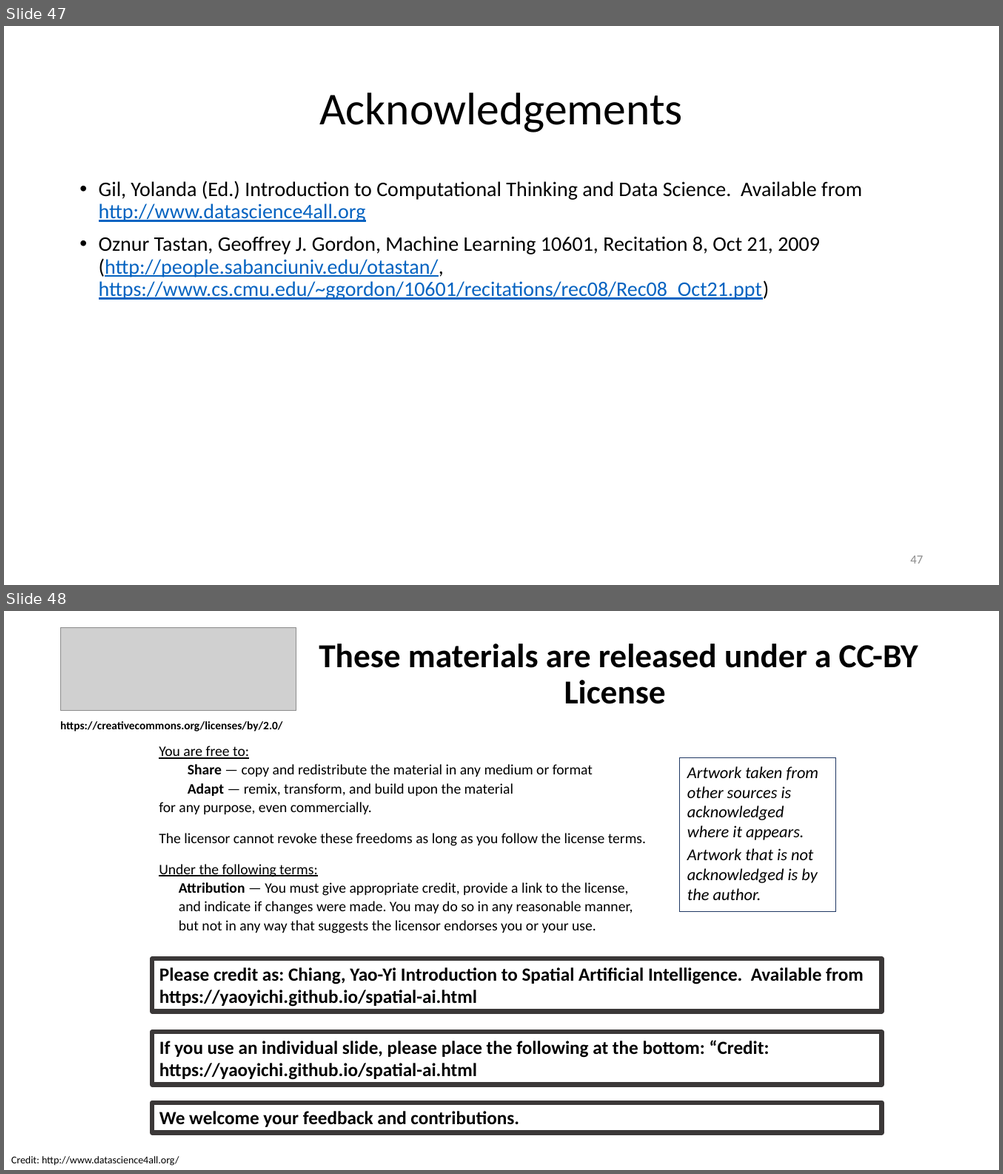
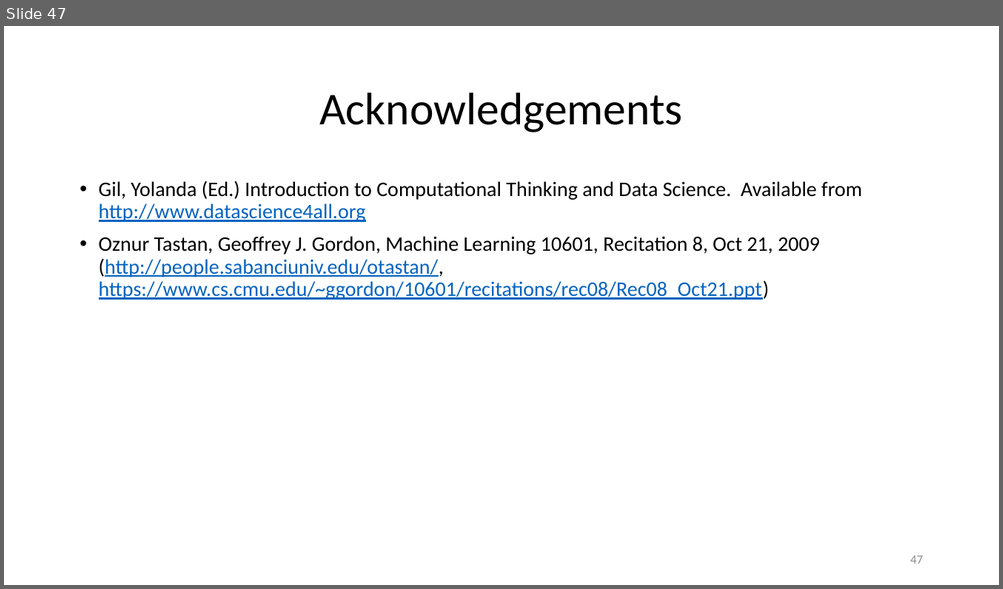
Before and after one commit to yaoyichi/yaoyichi.github.io, a slide deck: spatial-ai/w4w5.3-random-forest.pptx. Shown one above the other, each under a label of ours: slides 47 and 48 before the commit, slide 47 after it. The pictures are 1003x1174 and 1003x589 pixels, drawn with LibreOffice and Linux fonts; fonts in the diff are those of the drawing; grey boxes stand for pictures. Boxes give left, top, right and bottom in pixels: in the first picture for what was removed or moved away, otherwise in the second. Text is boxed around its words. In the diff, an @@ line names an element or a change of style, - is before the commit and + after.

```diff
--- a/spatial-ai/w4w5.3-random-forest.pptx
+++ b/spatial-ai/w4w5.3-random-forest.pptx
@@ slide 48 removed at [4, 611, 999, 1170], background #FFFFFF @@
@@ picture removed at [60, 627, 296, 711] @@
@@ title removed at [318, 644, 918, 704] @@
-These materials are released under a CC-BY License
@@ text removed at [60, 721, 283, 732] @@
-https://creativecommons.org/licenses/by/2.0/
@@ text removed at [159, 746, 646, 934] @@
-You are free to:
-  Share — copy and redistribute the material in any medium or format
-  Adapt — remix, transform, and build upon the material
-for any purpose, even commercially.
-The licensor cannot revoke these freedoms as long as you follow the license terms.
-Under the following terms:
-Attribution — You must give appropriate credit, provide a link to the license,
-and indicate if changes were made. You may do so in any reasonable manner,
-but not in any way that suggests the licensor endorses you or your use.
@@ rectangle removed at [680, 758, 836, 911] @@
-Artwork taken from other sources is acknowledged where it appears.
-Artwork that is not acknowledged is by the author.
@@ rectangle removed at [152, 960, 882, 1012] @@
-Please credit as: Chiang, Yao-Yi Introduction to Spatial Artificial Intelligence. Available from https://yaoyichi.github.io/spatial-ai.html
@@ rectangle removed at [152, 1033, 882, 1085] @@
-If you use an individual slide, please place the following at the bottom: “Credit: https://yaoyichi.github.io/spatial-ai.html
@@ rectangle removed at [152, 1103, 882, 1133] @@
-We welcome your feedback and contributions.
@@ text removed at [11, 1156, 179, 1166] @@
-Credit: http://www.datascience4all.org/
```
Also in this commit, not shown: 3 slides changed, 11 other files.
